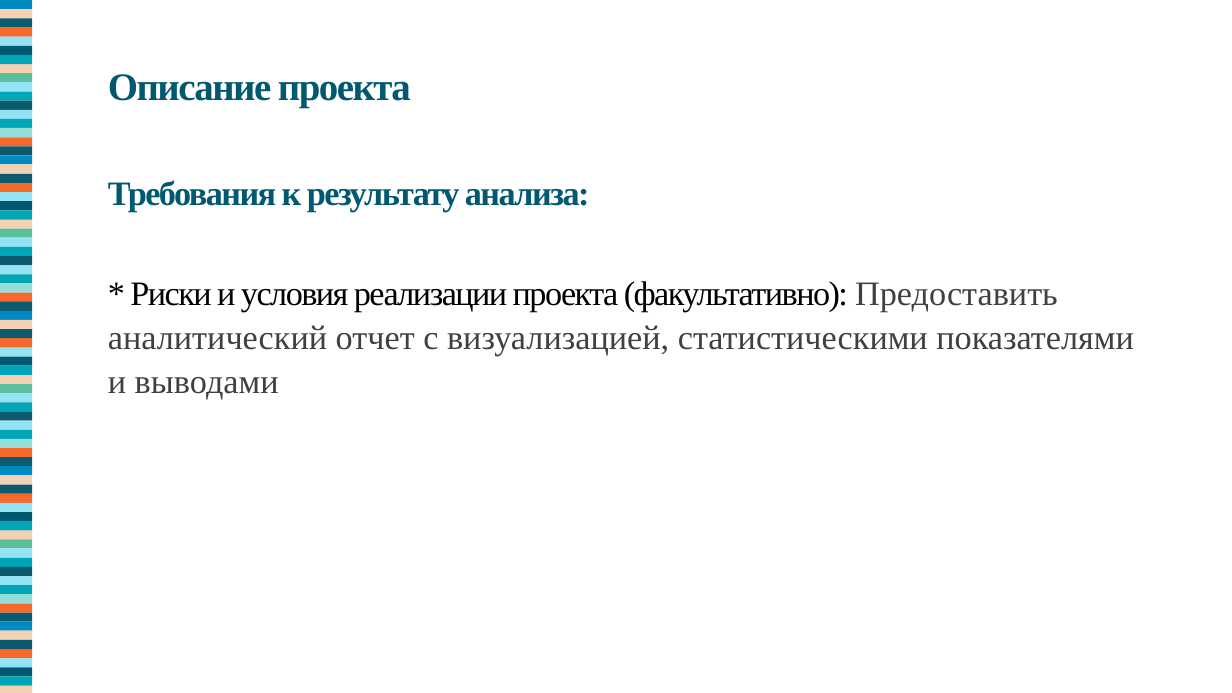
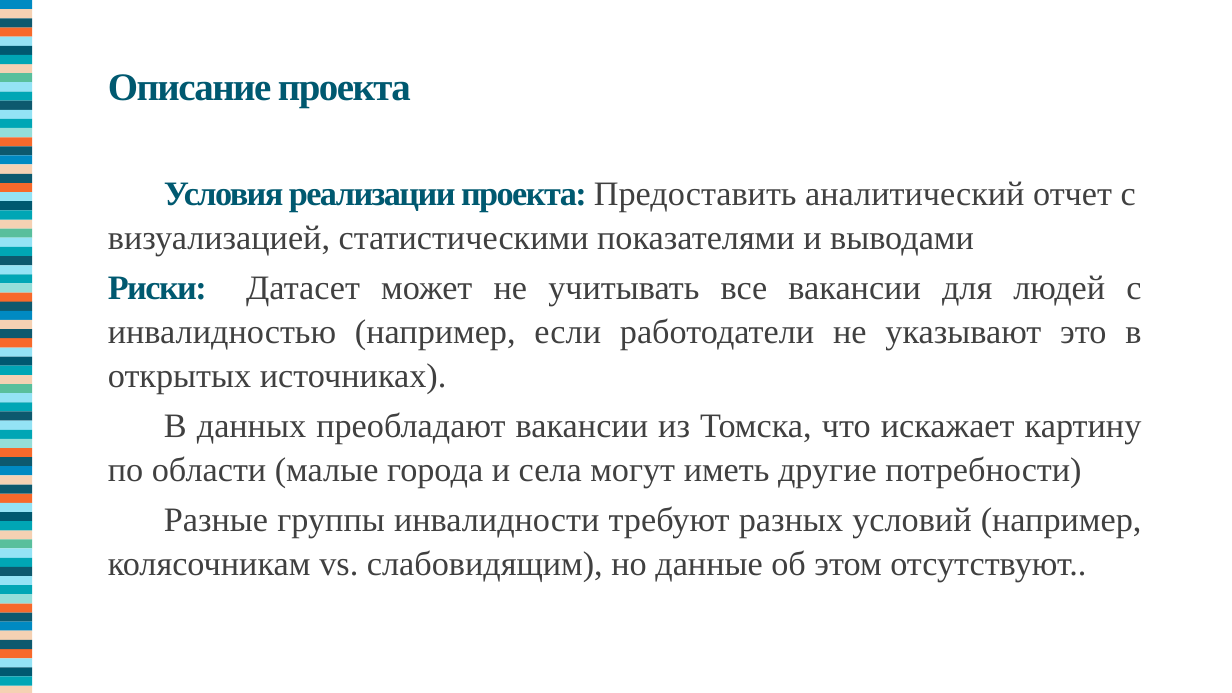
Before and after one commit to Shinnn2374/FinalTaskTGU, a slide deck: slide 4 of finalTasjk/Борисов.pptx (slide 3 before the commit). Drawn at 1232x693 pixels with LibreOffice and Linux fonts; fonts in the diff are those of the drawing. Boxes give left, top, right and bottom in pixels: in the first picture for what was removed or moved away, otherwise in the second. Text is boxed around its words. In the diff, an @@ line names an element or a change of style, - is before the commit and + after.

```diff
--- a/finalTasjk/Борисов.pptx
+++ b/finalTasjk/Борисов.pptx
@@ text at [108, 181, 1142, 582]: text changed @@
-Требования к результату анализа:
-* Риски и условия реализации проекта (факультативно): Предоставить аналитический отчет с визуализацией, статистическими показателями и выводами
+Условия реализации проекта: Предоставить аналитический отчет с визуализацией, статистическими показателями и выводами
+Риски: Датасет может не учитывать все вакансии для людей с инвалидностью (например, если работодатели не указывают это в открытых источниках).
+В данных преобладают вакансии из Томска, что искажает картину по области (малые города и села могут иметь другие потребности)
+Разные группы инвалидности требуют разных условий (например, колясочникам vs. слабовидящим), но данные об этом отсутствуют..
```
Also in this commit, not shown: 9 other slides changed, 2 slides added, 1 slide removed, 4 other files.
